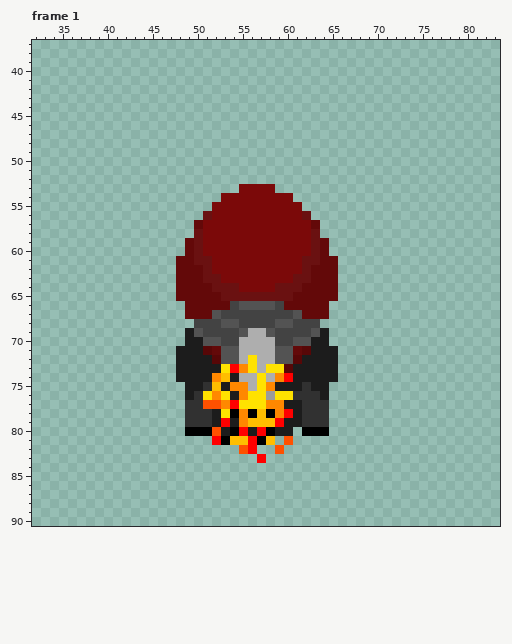
Two versions of one pixel-art file, Assets/Resources/Sprites/Towers/GigaGatling/GigaGatling3D_SHOOT.aseprite. Above is the file before it was changed.
114x131 pixels, 32 frames. Colours within 5 levels of each other are drawn and written as one. Shown: frame 1: x 32..83, y 37..90. The commit also changed other frames, which this record leaves out.
The result:
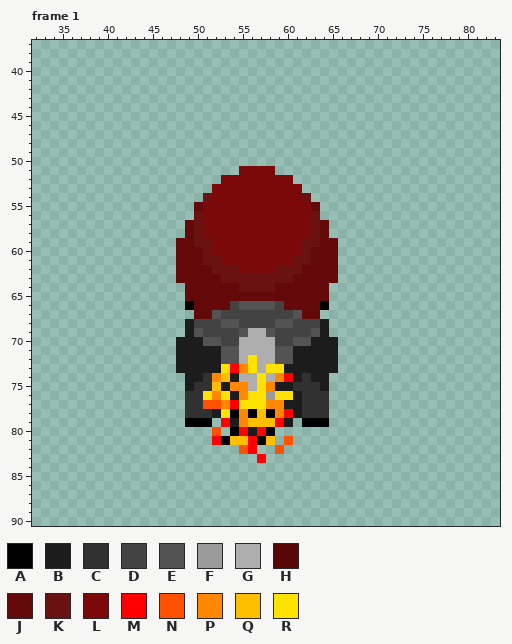
Palette (. is transparent): A #000000  B #1c1c1c  C #313131  D #434343  E #535353  F #9b9b9b  G #aeaeae  H #570707  J #630909  K #6a1111  L #7b0909  M #ff0000  N #ff5100  P #ff8800  Q #ffbe00  R #ffe200
Log entry: GigaGatling animation directions 32->64
What changed:
layer "Layer 2" added
Frame 1, layers "Layer 1", "Layer 2":
Colour C gives way to colour A in row 79 at x 49 to 51 and 62 to 64.
Colour J gives way to colour A in row 66 at x 49 and 64.
The edit adds colour B in row 68 at x 49 and 64; in row 70 at x 48 and 65.
Colour C gives way to colour B in row 76 at x 61.
Colour H gives way to colour B in row 71 at x 51 and 62; in row 72 at x 52 and 61; in row 73 at x 60.
Colour J gives way to colour B in row 71 at x 52 and 61.
Colour B gives way to colour C in row 74 at x 51 and 62; in row 75 at x 50, 61 and 63; in row 76 at x 49 and 64.
The edit adds colour J in row 55 at x 50 and 63; in rows 57 to 58 at x 49 and 64; in rows 59 to 60 at x 48 and 65.
Colour K gives way to colour J in rows 60 to 61 at x 50 and 63; in row 62 at x 51 and 62; in row 63 at x 51 to 52 and 61 to 62; in row 64 at x 52 to 54 and 59 to 61; in row 65 at x 53 to 60.
The edit adds colour K in row 54 at x 51 and 62; in row 56 at x 50 and 63.
Colour J gives way to colour K in row 57 at x 50 and 63.
Colour L gives way to colour K in rows 59 to 60 at x 51 and 62; in row 61 at x 52 and 61; in row 62 at x 52 to 54 and 59 to 61; in row 63 at x 53 to 60; in row 64 at x 55 to 58.
The edit adds colour L in row 51 at x 55 to 58; in row 52 at x 53 to 60; in row 53 at x 52 to 54 and 59 to 61; in row 54 at x 52 and 61; in row 55 at x 51 and 62.
Colour K gives way to colour L in row 56 at x 51 and 62.
The author cleared colour A in row 80 at x 49 to 51 and 62 to 64.
The author cleared colour B in row 74 at x 48 and 65; in row 79 at x 52 and 61; in row 80 at x 53 and 59 to 60.
The author cleared colour J in rows 64 to 65 at x 48 and 65; in row 67 at x 49 and 64.
